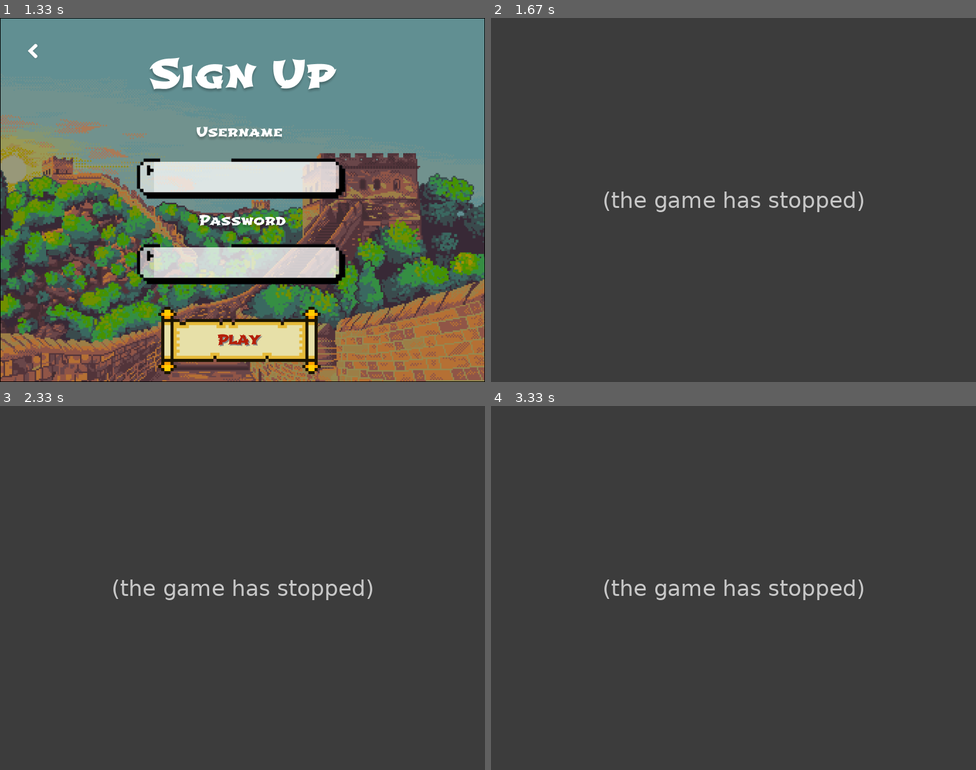
Above: before the commit, frames 1-4 (two rows, left to right).
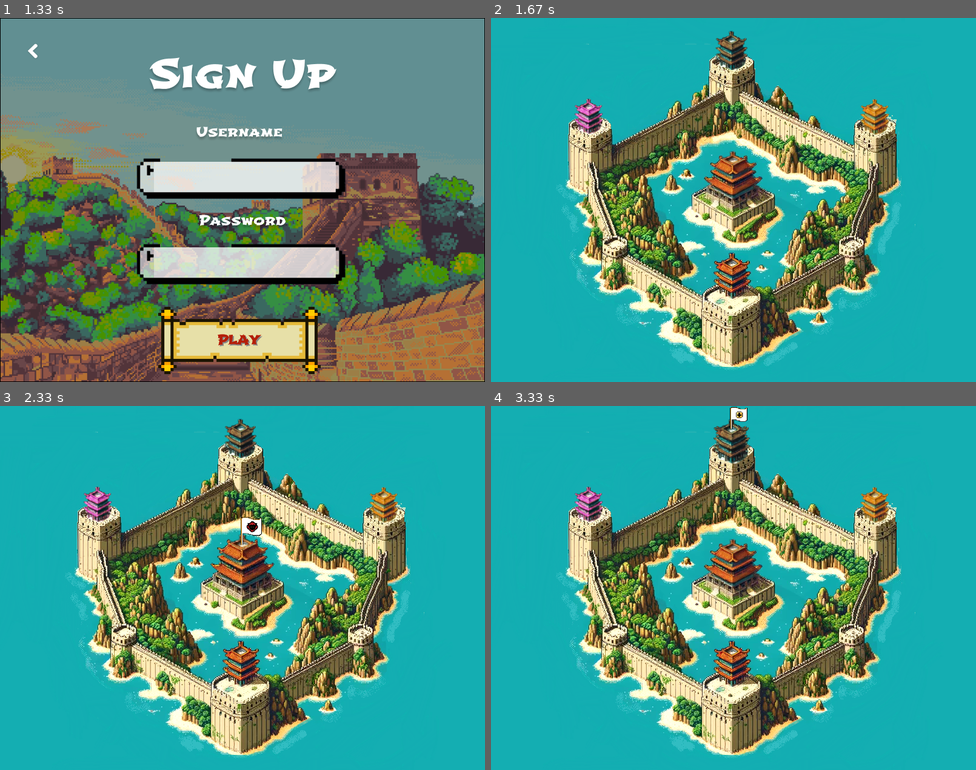
Above: after the commit, the same moments.

Repository: jocelyn-chang/digit-dynasty
Game: pygame game, started from mainMenu.py
Same seed, same stepped clock (60 frames per second), same inputs: the game is played once before the commit and once after it.
Inputs (mouse positions are in pixels of both pictures, inside the frame that each line leads up to):
- Up to frame 1 (1.33 s): click (242, 200) at 0.38 s; click (33, 50) at 0.72 s; click (315, 72) at 1.05 s
- Up to frame 2 (1.67 s): click "PLAY" at 1.38 s
- Up to frame 3 (2.33 s): click (97, 507) at 1.72 s; click (247, 624) at 2.05 s
- Up to frame 4 (3.33 s): click (718, 526) at 2.38 s; click (728, 442) at 3.22 s

Frame 1 is identical in both runs. In frame 2, 98% of the frame differs, in the area x 0-100%, y 0-100%; in frame 3, 98%; in frame 4, 98%.
Error before the commit: UnboundLocalError: cannot access local variable 'run' where it is not associated with a valu...; the game stopped at 1.38 s (later frames are placeholders)

Commit message:
main menu

Diff:
--- a/GameMap.py
+++ b/GameMap.py
@@ -34,10 +34,8 @@
 green4 = (88, 133, 120)
 green5 = (117, 132, 133)
 
-run = True
-
 def load_map():
-  while run:
+  while True:
 
     for event in pygame.event.get():
       if event.type == pygame.QUIT:
--- a/data.csv
+++ b/data.csv
@@ -1,3 +1,4 @@
 Name,Password,Addition,Subtraction,Multiplication,Division,Bosses
 Robert,Robert123,1,1,1,2,0
 Audrey,AudreyLi192004,0,0,0,0,0
+Audrey,AudreyLi,0,0,0,0,0
